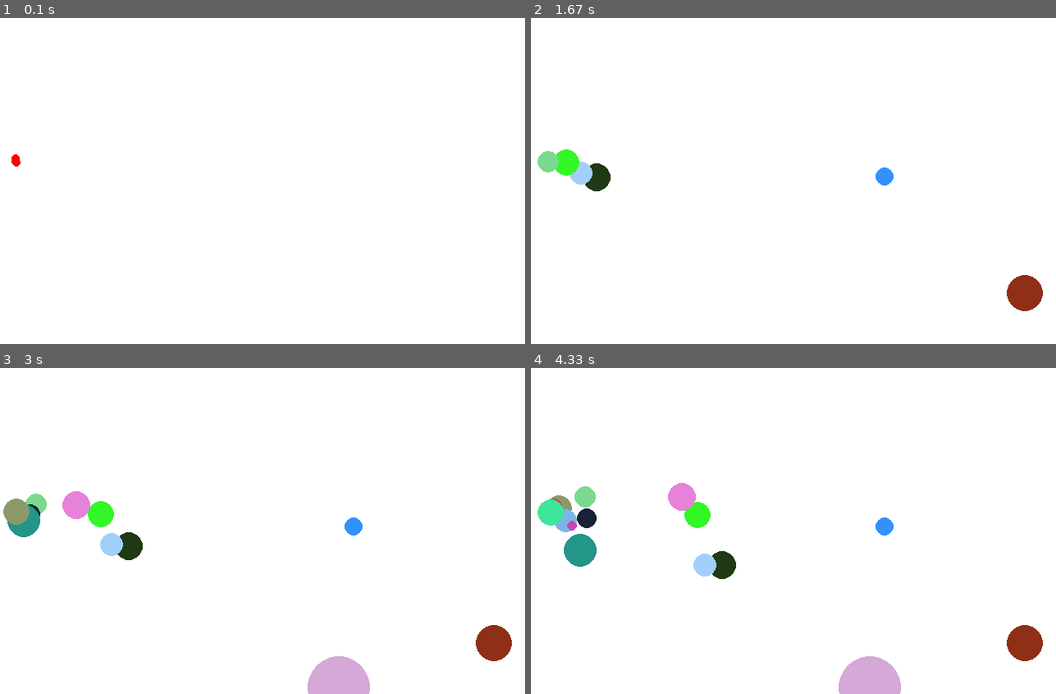
Above: before the commit, frames 1-4 (two rows, left to right).
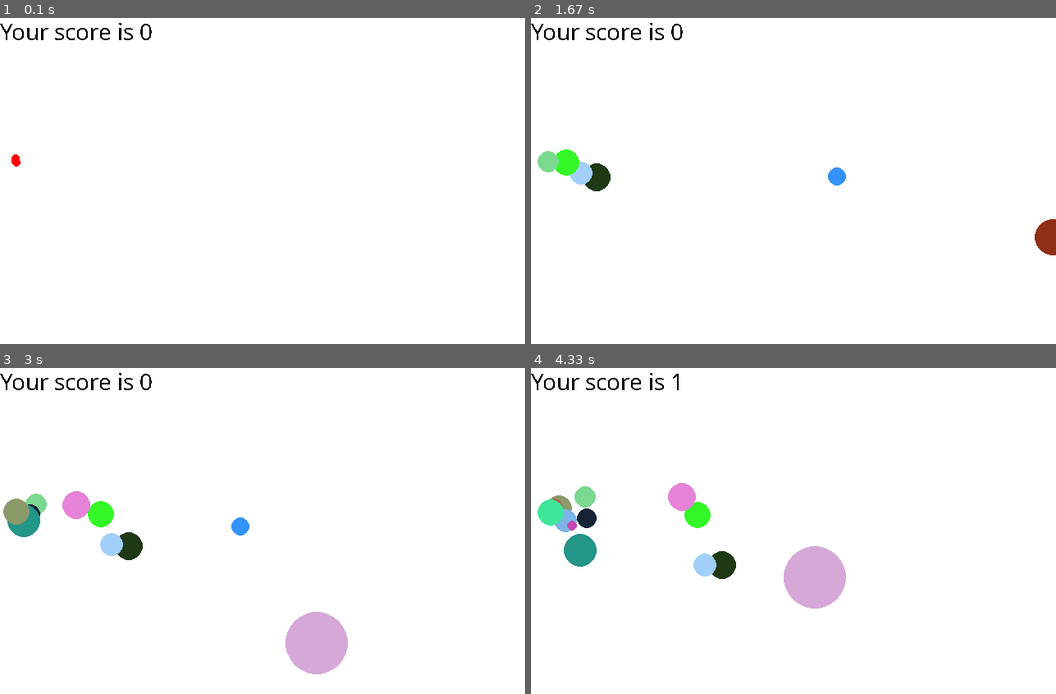
Above: after the commit, the same moments.

Repository: RShveda/pygame-practice
Game: pygame game, started from cannon/cannon.py
The game is run twice, just before and just after one commit, with the same random seed, the same clock (stepped at 60 frames per second) and the same inputs.
Inputs (mouse positions are in pixels of both pictures, inside the frame that each line leads up to):
- Up to frame 1 (0.1 s): no input
- Up to frame 2 (1.67 s): press the mouse at (667, 181) at 0.37 s; move the mouse to (756, 216) at 0.47 s; release the mouse at (846, 252) at 0.6 s; press the mouse at (667, 181) at 0.7 s; move the mouse to (751, 220) at 0.8 s; release the mouse at (840, 262) at 0.93 s; press the mouse at (667, 181) at 1.03 s; move the mouse to (762, 174) at 1.13 s; release the mouse at (856, 167) at 1.27 s; press the mouse at (667, 181) at 1.37 s; move the mouse to (651, 154) at 1.47 s; release the mouse at (636, 128) at 1.6 s
- Up to frame 3 (3 s): press the mouse at (136, 531) at 1.7 s; move the mouse to (252, 501) at 1.8 s; release the mouse at (372, 472) at 1.93 s; press the mouse at (136, 531) at 2.03 s; move the mouse to (136, 531) at 2.13 s; release the mouse at (136, 531) at 2.27 s; press the mouse at (136, 531) at 2.37 s; move the mouse to (136, 592) at 2.47 s; release the mouse at (136, 651) at 2.6 s; press the mouse at (136, 531) at 2.7 s; move the mouse to (105, 514) at 2.8 s; release the mouse at (68, 498) at 2.93 s
- Up to frame 4 (4.33 s): press the mouse at (667, 531) at 3.03 s; move the mouse to (662, 547) at 3.13 s; release the mouse at (657, 560) at 3.27 s; press the mouse at (667, 531) at 3.37 s; move the mouse to (714, 579) at 3.47 s; release the mouse at (762, 632) at 3.6 s; press the mouse at (667, 531) at 3.7 s; move the mouse to (672, 469) at 3.8 s; release the mouse at (678, 410) at 3.93 s; press the mouse at (667, 531) at 4.03 s; move the mouse to (777, 534) at 4.13 s; release the mouse at (888, 534) at 4.27 s

The runs differ from the first frame. In frame 1, 0.3% of the frame differs, in the area x 0-29%, y 1-7%; in frame 2, 1.6%; in frame 3, 3.7%; in frame 4, 3.9%, in the area x 0-98%, y 1-100%.

Commit message:
Cannon. Implemented target movement and scoreboard.

Diff:
--- a/cannon/cannon.py
+++ b/cannon/cannon.py
@@ -24,10 +24,8 @@
             self._running = False
         elif event.type == pygame.MOUSEBUTTONDOWN:
             self._mouse_button = True
-            print("pressed")
         elif event.type == pygame.MOUSEBUTTONUP:
             self._mouse_button = False
-            print("release")
 
     def on_loop(self, game_round):
         if random.random() < 0.01:
@@ -41,6 +39,7 @@
             game_round.add_new_bullet(bullet_params)
             game_round.cannon.load_reset()
         game_round.move_objects()
+        game_round.collision_check()
 
     def on_render(self, game_round):
         surface = self._display_surf
@@ -55,6 +54,7 @@
         self.on_init()
         game_round = GameRound(self)
         game_round.set_cannon()
+        game_round.set_scoreboard()
         while self._running:
             self.clock.tick(self.FPS)
             for event in pygame.event.get():
@@ -64,6 +64,20 @@
         self.on_cleanup()
 
 
+class ScoreBoardView:
+
+    def __init__(self, size):
+        self.width = size[0] // 8
+        self.height = size[1] // 16
+        self.font = pygame.font.SysFont('Comic Sans MS', 30)
+        self.font_color = (0, 0, 0)
+
+    def draw(self, score, surface):
+        text = "Your score is {}".format(score)
+        textsurface = self.font.render(text, False, self.font_color)
+        surface.blit(textsurface, (0, 0))
+
+
 class GameRound:
 
     def __init__(self, app):
@@ -72,6 +86,7 @@
         self.app = app
         self.cannon = None
         self.scoreboard = None
+        self.score = 0
 
     def add_new_target(self):
         new_target = Target(self.app)
@@ -88,8 +103,13 @@
         cannon.on_init()
         self.cannon = cannon
 
+    def set_scoreboard(self):
+        scoreboard = ScoreBoardView(self.app.size)
+        self.scoreboard = scoreboard
+
     def draw_objects(self, surface):
         self.cannon.draw(surface)
+        self.scoreboard.draw(self.score, surface)
         for target in self.targets:
             target.draw(surface)
         for bullet in self.bullets:
@@ -98,6 +118,18 @@
     def move_objects(self):
         for bullet in self.bullets:
             bullet.move()
+        for target in self.targets:
+            target.move()
+
+    def collision_check(self):
+        for bullet in self.bullets:
+            for target in self.targets:
+                distance = ((target.get_position()[0] - bullet.get_position()[0])**2 +
+                            (target.get_position()[1] - bullet.get_position()[1])**2)**0.5
+                if int(distance) < target.get_radius()+bullet.get_radius():
+                    target.on_destroy()
+                    self.score += 1
+                    self.targets.remove(target)
 
 
 class GameObject:
@@ -119,10 +151,18 @@
         pass
 
     def move(self):
+        coords_x = self._position[0] + self._direction[0] * self._speed
+        coords_y = self._position[1] + self._direction[1] * self._speed
+        self._position = (coords_x, coords_y)
+
+    def draw(self, surface):
         pass
 
-    def draw(self, surface):
-        pass
+    def get_position(self):
+        return self._position
+
+    def get_radius(self):
+        return self._radius
 
 
 class Target(GameObject):
@@ -134,7 +174,8 @@
     def on_init(self):
         self._position = (random.randint(100, self.app.width), random.randint(0, self.app.height))
         self._radius = (random.randint(10, self.app.width/16))
-        self._direction = (random.randint(-3, 3), random.randint(-3, 3))
+        self._direction = (random.randint(-2, 2), random.randint(-2, 2))
+        self._speed = random.randint(1, 2)
         super().on_init()
 
     def draw(self, surface):
@@ -193,11 +234,6 @@
         # print(self._color, self._position, self._radius)
         circle(surface, self._color, self._position, self._radius)
 
-    def move(self):
-        coords_x = self._position[0] + self._direction[0]*self._speed
-        coords_y = self._position[1] + self._direction[1]*self._speed
-        self._position = (coords_x, coords_y)
-
 
 if __name__ == "__main__":
     theApp = App()
